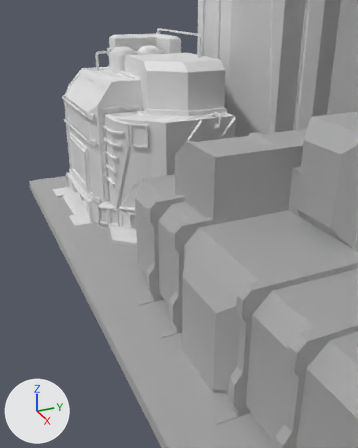
The FBX model Assets/Graphics/Scene.fbx, before and after one commit.
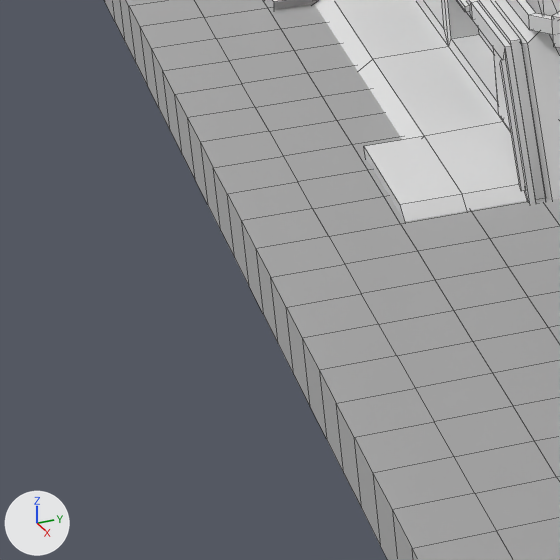
Each version appears first from a 50 mm camera at (42.5, -10.15, 21.29) aimed at (4.21, 7.07, 2.15), and next in a close-up on the part from 5% to 27% of the width and 44% to 61% of the height. Lighting does not change. The marker at lower left points along +X, +Y and +Z. The first two pictures are the older version. The close-ups show mesh edges as thin lines. Where no turn or scale is listed for an object, it has been applied to the vertices.

Objects in the first close-up: 'Building_01', 'Ground'.
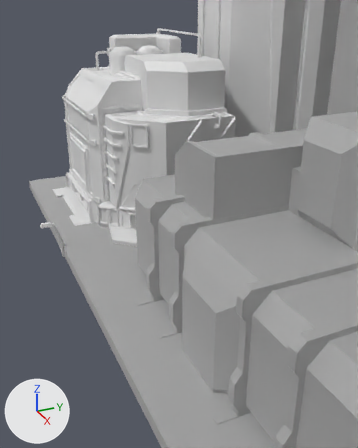
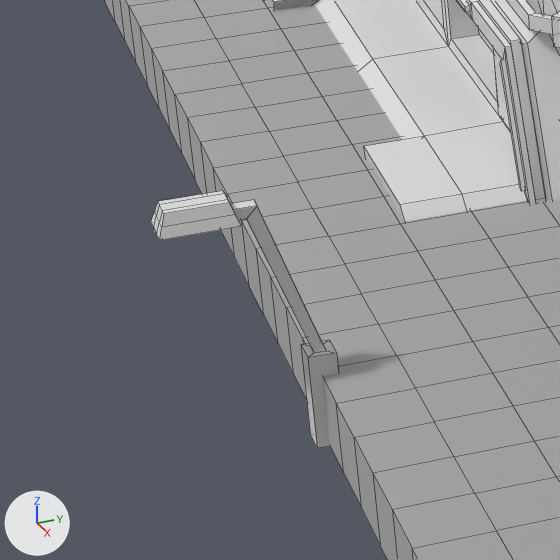
Location of each change, (x1, y1, x2, y2) in pixels of the close-ups (560 x 560 px):
'Lamp', added: after (151, 191, 339, 448)

What changed in the scene script:
```text
Add me_cube_002:
    me_cube_002.from_pydata(...)  # 48 vertices, 47 faces; spans x -0.3..0.3, y -1.8..0.21, z -1.0..2.6
Add ob_lamp:
    ob_lamp = bpy.data.objects.new('Lamp', me_cube_002)
    ob_lamp.location = (0.0, -3.0, 0.0)
```
